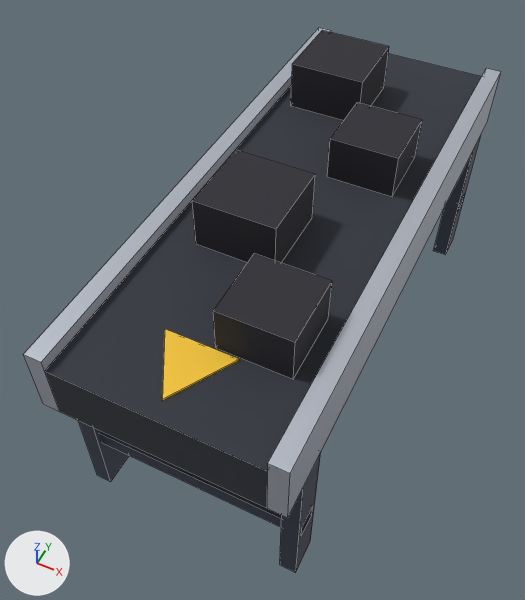
The Blender file assets/managed-models/engine-room/coal-conveyor-straight/coal-conveyor-straight.blend, before and after one commit.
Camera for both pictures: a camera (50 mm lens) standing at (0.361, -0.896, 1.208) and looking at (-0.044, -0.085, 0.194). Every picture has the same lights, and +X, +Y and +Z are marked at lower left. The picture after the commit comes second. Mesh edges are drawn as thin lines.

The first picture shows 'coal-conveyor-straight'.
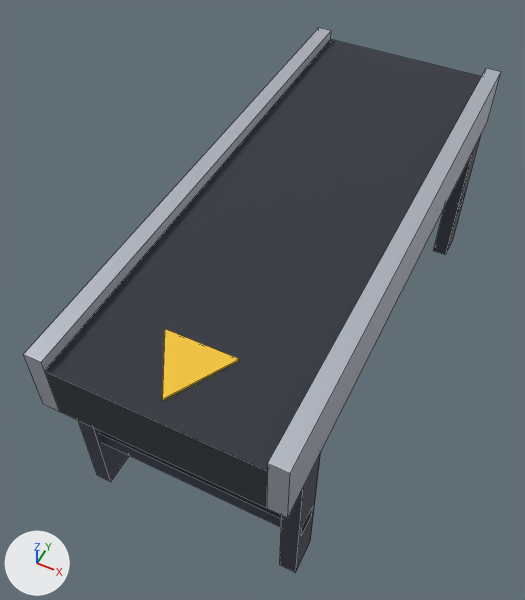
The change in detail:
me_coal_conveyor_straight is used by ob_coal_conveyor_straight; location (0.0, 0.0, 0.0).
me_coal_conveyor_straight had 110 vertices, 83 faces and spanned x -0.2..0.2, y -0.5..0.5, z 0.0..0.49.
me_coal_conveyor_straight now has 78 vertices, 59 faces and spans x -0.2..0.2, y -0.5..0.5, z 0.0..0.42.
me_coal_conveyor_straight part 1: the loose piece of 8 vertices spanning x -0.14..0.0, y 0.23..0.37, z 0.4..0.49 is deleted.
me_coal_conveyor_straight part 2: the loose piece of 8 vertices spanning x -0.11..0.03, y -0.19..-0.05, z 0.4..0.49 is deleted.
me_coal_conveyor_straight part 3: the loose piece of 8 vertices spanning x 0.01..0.13, y 0.06..0.18, z 0.4..0.48 is deleted.
me_coal_conveyor_straight part 4: the loose piece of 8 vertices spanning x 0.02..0.14, y -0.36..-0.24, z 0.4..0.48 is deleted.

Where the change shows, as pixel boxes (x1, y1, x2, y2) in the pictures (525 x 600 px):
part 1 of me_coal_conveyor_straight, deleted: before (291, 30, 389, 120)
part 2 of me_coal_conveyor_straight, deleted: before (192, 150, 315, 263)
part 3 of me_coal_conveyor_straight, deleted: before (327, 102, 422, 196)
part 4 of me_coal_conveyor_straight, deleted: before (213, 254, 332, 379)
